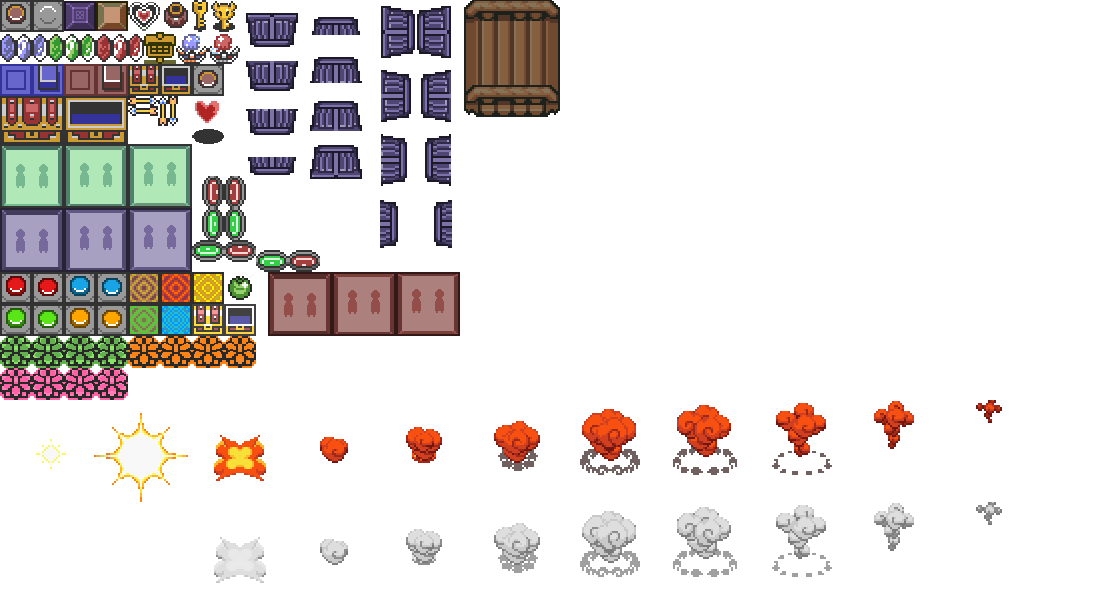
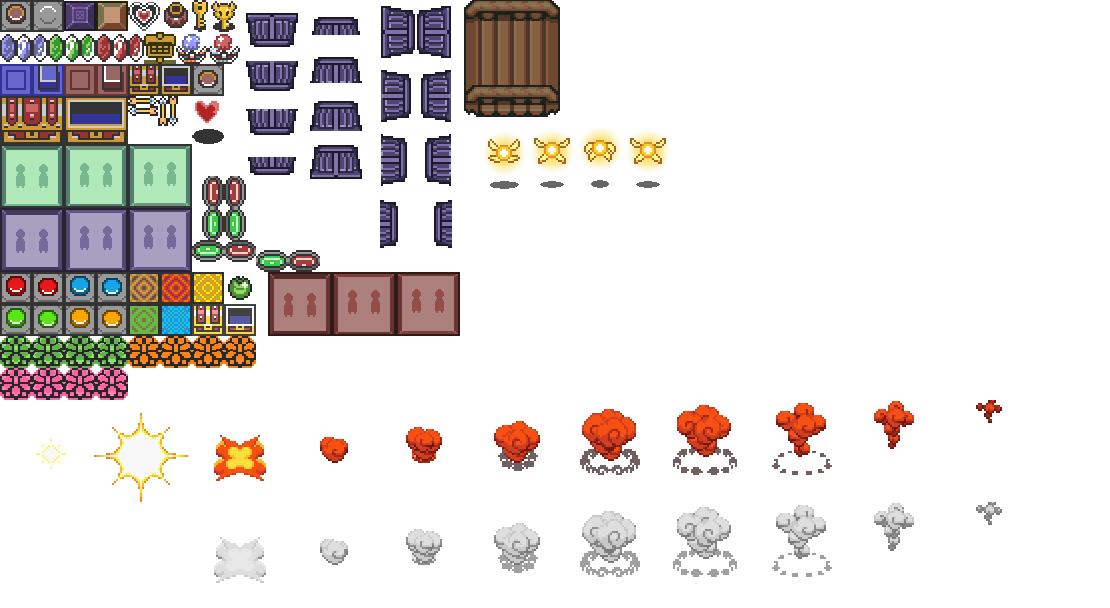
Two versions of the same layered image (1110x608). Layer-by-layer changes:
added layer "Capa 5" above "Capa 4" over [626,129,671,188]
added layer "Capa 4" above "Capa 3" over [578,128,623,188]
added layer "Capa 3" above "Capa 2" over [530,129,575,188]
added layer "Capa 2" above "Capa 1" over [482,131,527,189]
